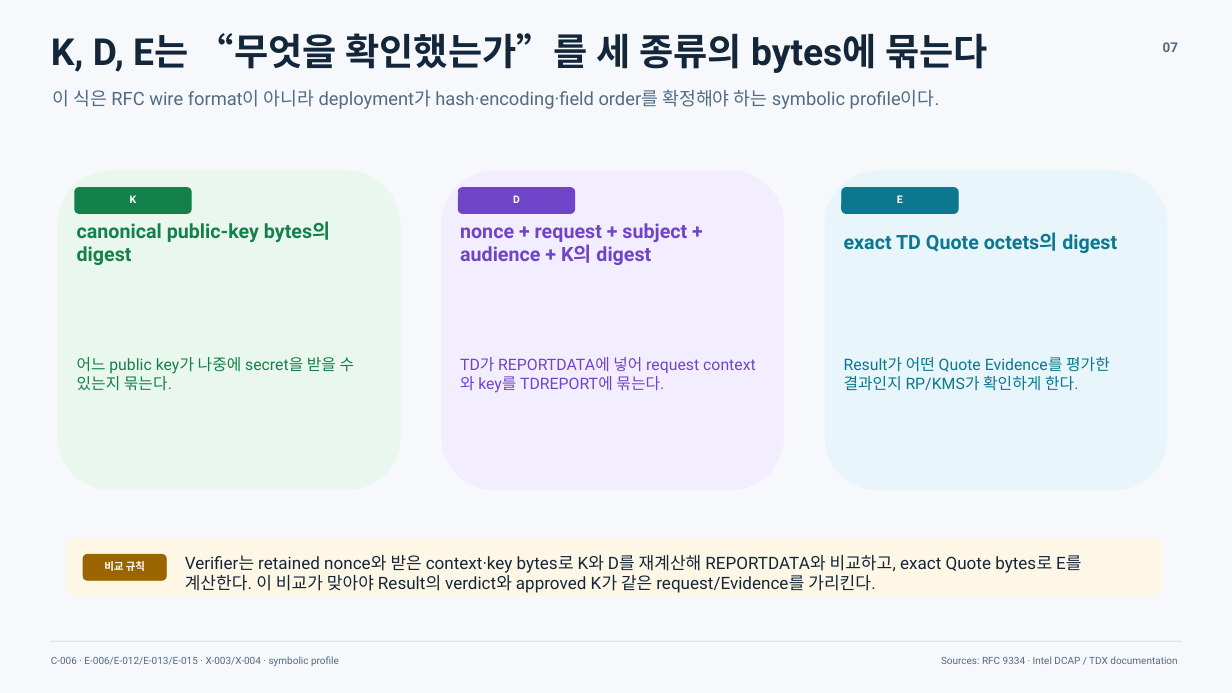
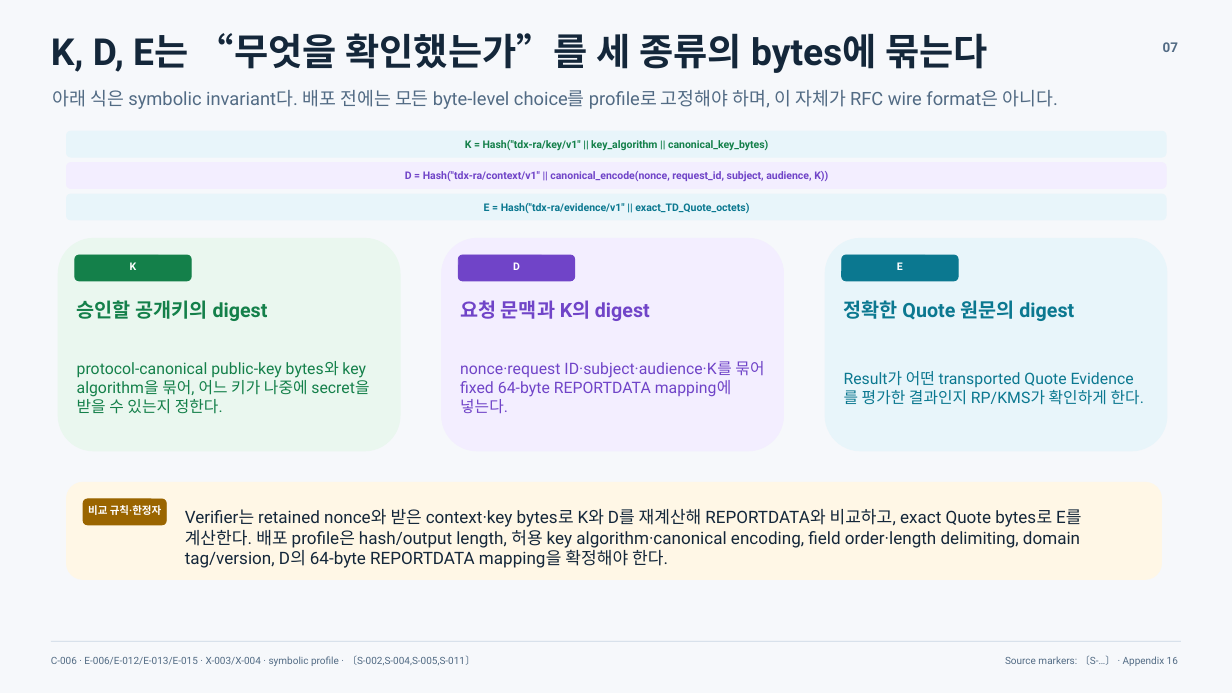
Before and after one commit to bitboom/skills, a slide deck: slide 7 of examples/intel-rats/to-deck-prose-v2/final/structural/intel-tdx-attestation-prose-structural.pptx. Drawn at 1232x693 pixels with LibreOffice and Linux fonts; fonts in the diff are those of the drawing. Boxes give left, top, right and bottom in pixels: in the first picture for what was removed or moved away, otherwise in the second. Text is boxed around its words. In the diff, an @@ line names an element or a change of style, - is before the commit and + after.

```diff
--- a/examples/intel-rats/to-deck-prose-v2/final/structural/intel-tdx-attestation-prose-structural.pptx
+++ b/examples/intel-rats/to-deck-prose-v2/final/structural/intel-tdx-attestation-prose-structural.pptx
@@ text at [53,90,1058,109]: text changed @@
-이 식은 RFC wire format이 아니라 deployment가 hash·encoding·field order를 확정해야 하는 symbolic profile이다.
+아래 식은 symbolic invariant다. 배포 전에는 모든 byte-level choice를 profile로 고정해야 하며, 이 자체가 RFC wire format은 아니다.
@@ rounded rectangle added at [67,131,1166,157], fill #E8F5FA, outline #E8F5FA 0.7 pt @@
@@ text added at [465,140,768,151], 8.2 pt, text #14804A, bold @@
+K = Hash("tdx-ra/key/v1" || key_algorithm || canonical_key_bytes)
@@ rounded rectangle added at [67,163,1166,189], fill #F3EEFF, outline #F3EEFF 0.7 pt @@
@@ text added at [405,171,828,181], 8.2 pt, text #7044C8, bold @@
+D = Hash("tdx-ra/context/v1" || canonical_encode(nonce, request_id, subject, audience, K))
@@ rounded rectangle added at [67,194,1166,220], fill #E8F5FA, outline #E8F5FA 0.7 pt @@
@@ text added at [484,203,749,213], 8.2 pt, text #0B7890, bold @@
+E = Hash("tdx-ra/evidence/v1" || exact_TD_Quote_octets)
@@ rounded rectangle: place and size @@
-rounded rectangle at [58,171,400,490]
+rounded rectangle at [58,238,400,451]
@@ text removed at [77,221,331,265] @@
-canonical public-key bytes의 digest
@@ rounded rectangle: place and size @@
-rounded rectangle at [442,171,784,490]
+rounded rectangle at [442,238,784,451]
@@ text removed at [460,223,687,265] @@
-nonce + request + subject + audience + K의 digest
@@ rounded rectangle: place and size @@
-rounded rectangle at [825,171,1167,490]
+rounded rectangle at [825,238,1167,451]
@@ text removed at [844,232,1117,253] @@
-exact TD Quote octets의 digest
@@ 3 texts: place and size @@
-3 texts at [130,195,903,203]
+3 texts at [130,262,903,270]
@@ 3 rounded rectangles: place and size @@
-3 rounded rectangles at [75,188,958,213]
+3 rounded rectangles at [75,255,958,281]
@@ text added at [77,300,268,321], 15.3 pt, text #14804A, bold @@
+승인할 공개키의 digest
@@ text added at [460,300,650,321], 15.3 pt, text #7044C8, bold @@
+요청 문맥과 K의 digest
@@ text added at [844,300,1074,321], 15.3 pt, text #0B7890, bold @@
+정확한 Quote 원문의 digest
@@ text removed at [460,357,699,393] @@
-TD가 REPORTDATA에 넣어 request context와 key를 TDREPORT에 묶는다.
@@ text at [77,361,369,414]: text changed @@
-어느 public key가 나중에 secret을 받을 수 있는지 묶는다.
+protocol-canonical public-key bytes와 key algorithm을 묶어, 어느 키가 나중에 secret을 받을 수 있는지 정한다.
@@ text added at [460,361,764,414], 12.3 pt, text #7044C8 @@
+nonce·request ID·subject·audience·K를 묶어 fixed 64-byte REPORTDATA mapping에 넣는다.
@@ text at [844,371,1144,405]: text changed @@
-Result가 어떤 Quote Evidence를 평가한 결과인지 RP/KMS가 확인하게 한다.
+Result가 어떤 transported Quote Evidence를 평가한 결과인지 RP/KMS가 확인하게 한다.
@@ rounded rectangle: place and size @@
-rounded rectangle at [67,538,1162,595]
+rounded rectangle at [67,482,1162,579]
@@ rounded rectangle: place and size @@
-rounded rectangle at [83,555,166,580]
+rounded rectangle at [83,499,166,525]
@@ text at [88,505,161,515]: text changed @@
-비교 규칙
+비교 규칙·한정자
@@ text at [185,509,1081,568]: text changed @@
-Verifier는 retained nonce와 받은 context·key bytes로 K와 D를 재계산해 REPORTDATA와 비교하고, exact Quote bytes로 E를 계산한다. 이 비교가 맞아야 Result의 verdict와 approved K가 같은 request/Evidence를 가리킨다.
+Verifier는 retained nonce와 받은 context·key bytes로 K와 D를 재계산해 REPORTDATA와 비교하고, exact Quote bytes로 E를 계산한다. 배포 profile은 hash/output length, 허용 key algorithm·canonical encoding, field order·length delimiting, domain tag/version, D의 64-byte REPORTDATA mapping을 확정해야 한다.
@@ text at [51,656,475,666]: text changed @@
-C-006 · E-006/E-012/E-013/E-015 · X-003/X-004 · symbolic profile
+C-006 · E-006/E-012/E-013/E-015 · X-003/X-004 · symbolic profile · 〔S-002,S-004,S-005,S-011〕
@@ text at [1005,656,1178,666]: text changed @@
-Sources: RFC 9334 · Intel DCAP / TDX documentation
+Source markers: 〔S-…〕 · Appendix 16
```
Also in this commit, not shown: 13 other slides changed, 2 slides added, 1 slide removed, 44 other files.
